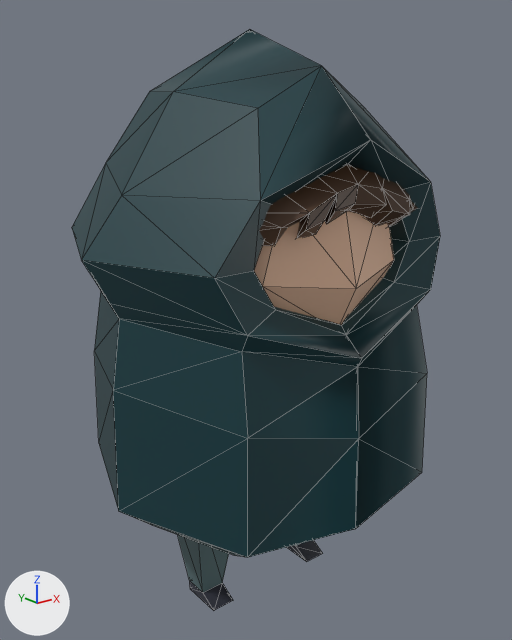
Two versions of the glTF model personal-bubble-rpg/Art/Characters3D/player.glb, one commit apart.
Rendered twice from a camera (50 mm lens) standing at (-1.504, -1.897, 1.797) and looking at (0.046, 0.041, 1.022). Every picture has the same lights, and +X, +Y and +Z are marked at lower left. Mesh edges are drawn as thin lines. Vertices at the same position are counted once.
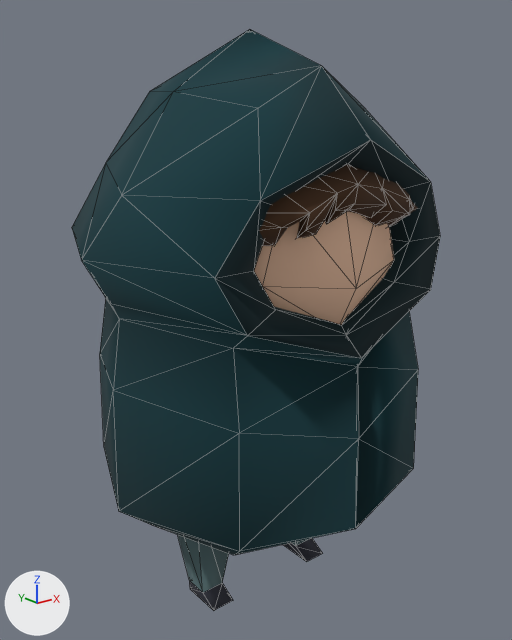
Pixel boxes [x1, y1, x2, y2] of what changed, in the pictures (512 x 640 px; the box of a moved part takes in the faces that stretch with it):
'Cube', surface changed, reshaped: [72, 29, 440, 611] in both
part 1 of me_cube, moved or reshaped: before [94, 286, 119, 511]; after [100, 299, 119, 510]
part 2 of me_cube, moved or reshaped: before [113, 319, 361, 557]; after [113, 319, 361, 555]
part 3 of me_cube, moved or reshaped: before [356, 297, 427, 528]; after [356, 312, 418, 528]
part 4 of me_cube, recoloured: [215, 140, 440, 358] in both

Patch to the scene script:
```diff
--- a/personal-bubble-rpg/Art/Characters3D/player.glb.py
+++ b/personal-bubble-rpg/Art/Characters3D/player.glb.py
@@ mat_material_001 @@
 mat_material_001.base_color = (0.00252, 0.0396, 0.0496)  # dark cyan #08383f
+mat_material_001.roughness = 1.0
@@ mat_material_005 @@
+mat_material_005 = principled_material('Material.005')
+mat_material_005.base_color = (0.0013, 0.0146, 0.0186)  # black #042025
+mat_material_005.roughness = 1.0
@@ me_cube @@
 me_cube.from_pydata(...)  # 196 vertices, 406 faces; spans x -0.63..0.63, y -0.54..0.68, z 0.01..2.01
 # used by ob_cube; location = (0.0, 0.0, 0.0)
 # before: 72 (-0.4, 0.48, 0.49) at pixel (98, 443), 83 (-0.38, 0.42, 1.12) at pixel (100, 290), 88 (-0.39, 0.47, 0.88) at pixel (94, 350)
 # before: 75 (-0.4, -0.48, 0.5) at pixel (247, 557), 86 (-0.38, -0.42, 1.12) at pixel (241, 351), 91 (-0.39, -0.47, 0.89) at pixel (247, 438)
 # before: 112 (0.4, -0.48, 0.5) at pixel (422, 472), 118 (0.38, -0.42, 1.12) at pixel (416, 304), 121 (0.39, -0.47, 0.89) at pixel (427, 373)
+# me_cube part 1
+for i in [72, 83, 88]: me_cube.vertices[i].co += Vector((0.0, -0.04, 0.0))
+# me_cube part 2
+for i in [75, 86, 91]: me_cube.vertices[i].co += Vector((0.0, 0.04, 0.0))
+# me_cube part 3
+for i in [112, 118, 121]: me_cube.vertices[i].co += Vector((0.0, 0.04, 0.0))
+# me_cube part 4: 38 faces spanning x -0.47..0.47, y -0.53..0.42, z 0.39..1.69 switch from mat_material_001 (dark cyan #08383f) to mat_material_005 (black #042025)
+# me_cube part 5: the surface is now shaded smooth
 me_cube.materials.append(mat_material)
```
